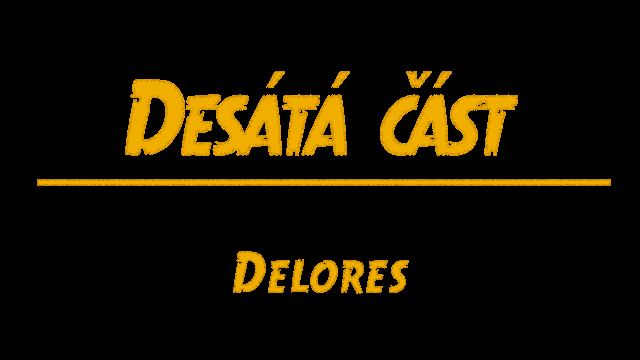
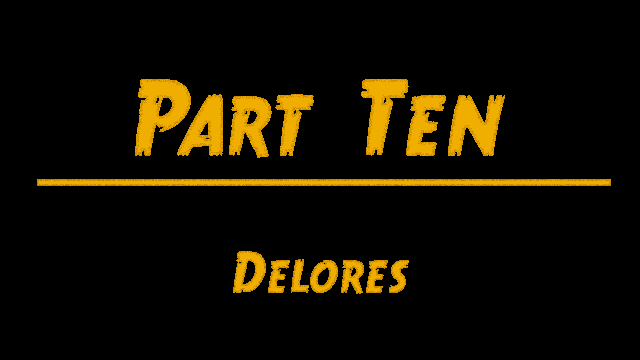
Comparing the layer stacks of the two 640px x 360px images. Changes:
showed group "part10_en.png" (3 layers) over [125,71,518,158]
hid group "part10_cz.png" (3 layers) over [125,71,518,158]
painted on "Desátá část" (1st of 2, in "Part 10" › "part10_cz.png") over [125,71,518,156]
